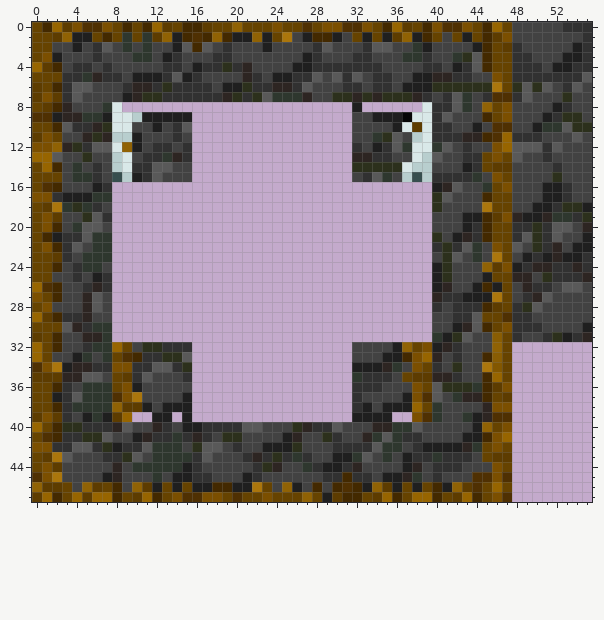
Pixel-art sprite, stored at public/images/surfaces/dirt_to_rock.png. That is the earlier state.
The file is 112x96 pixels, drawn in blocks of 2x2; one block is one cell here. Colours within 5 levels of each other are drawn and written as one.
The same view after the edit:
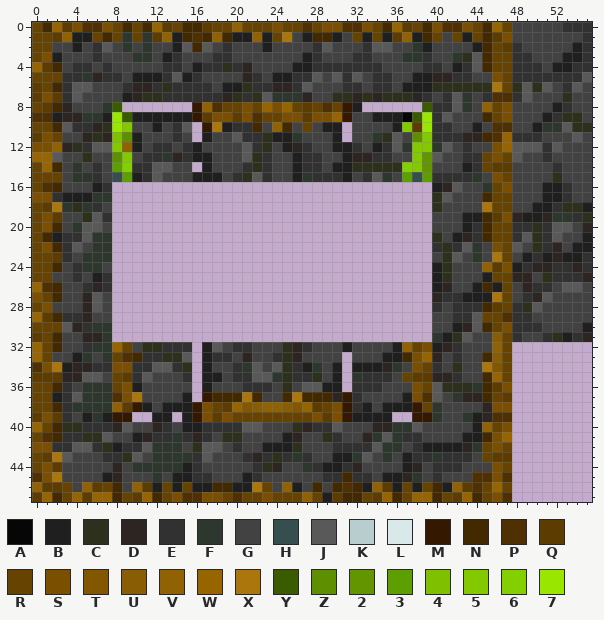
Palette (. is transparent): A #060606  B #1f1f1f  C #2c301c  D #2d2522  E #313131  F #2e372e  G #424242  H #374e4e  J #595959  K #b8cece  L #d9e8e8  M #341900  N #432900  P #4f3002  Q #5d3c00  R #664300  S #7b4f00  T #825700  U #895d03  V #906204  W #976500  X #ab760c  Y #3b5b00  Z #5e8f00  2 #629500  3 #5d9e00  4 #7fc000  5 #84c800  6 #83cf00  7 #99e700
Difference:
Changed rows in their new state; - is an unchanged pixel.
first column x 8:
 8 Y-------MVPRRSRWSWRQRPRM-------Y
 9 7YB-----MQSSQSPRRSSQSSWM------Y7
10 75-------MXBEENGVNGRGBB------5-7
11 4Z-------BGGJEECBBFGGGB-------Z5
12 5-------BGGGGJECGBDEGGBB------55
13 Z5------BBGGGJCEGGBEEGGB------52
14 36-------BGGGECEGGBEEGBB-----652
15 -3------BBBGECJEGGBFEEEB-----3-3
first column x 8:
32 ---------BJGEEGGGCDEGGGB--------
33 ---------BEEGDGGECDGGGG---------
34 ---------BGGEFJGJCEBFGB---------
35 ---------BBGEEJJFCEECGB---------
36 ---------BGGGEEEGCGJJBB---------
37 ---------MNNNXNGGNXNNNDM--------
38 --M-----MSRQWTUVVUTWQRSM------M-
39 MM------MSQSRRRRRRRRSQSM------MM
Boxes around the changes in both pictures, in picture pixels (x1, y1, x2, y2):
changed: (112, 102, 142, 182)
added: (192, 102, 352, 182)
changed: (402, 102, 432, 182)
added: (192, 342, 352, 422)
changed: (112, 402, 142, 422)
changed: (412, 402, 432, 422)
